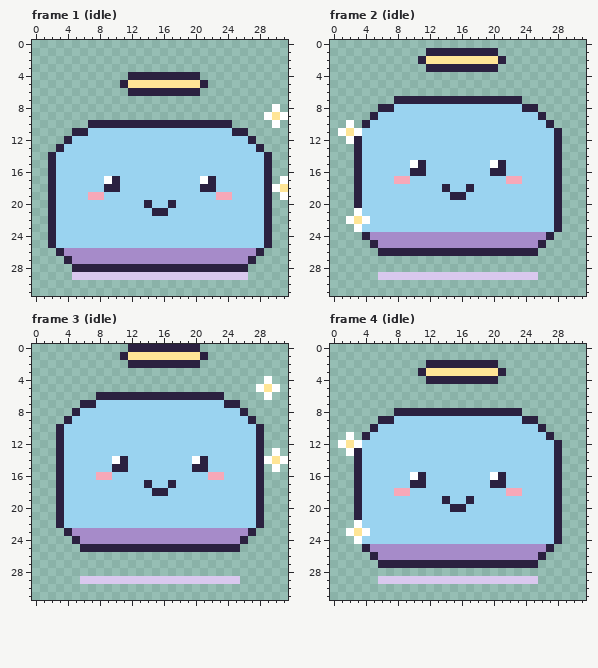
Pixel-art file, stored at art/characters/sparkle/starwisp.aseprite. That is the earlier state.
32x32 pixels, 24 frames. Shown: frame 1 (idle), frame 2 (idle), frame 3 (idle), frame 4 (idle). The commit also changed other frames, which this record leaves out.
The result:
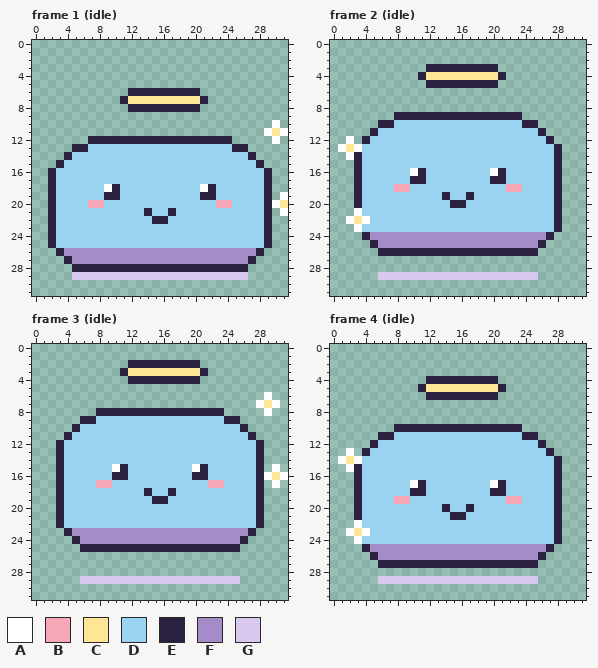
Palette (. is transparent): A #ffffff  B #f7a8b8  C #ffe596  D #9ad3f0  E #2b2140  F #a68bc9  G #d9c8ee
From old to new:
Changed rows in their new state; - is an unchanged pixel.
Frame 1 (idle), layer "pet":
first column x 2:
 4 ----------.........-----------
 5 ---------...........----------
 7 ---------ECCCCCCCCCE----------
 8 ----------EEEEEEEEE---------.-
 9 ---------------------------...
10 -----..................-------
11 ---......................--ACA
12 --...EEEEEEEEEEEEEEEEEE...--A-
13 -..EE------------------EE..---
14 ..E----------------------E..--
15 .E------------------------E.--
17 -------DD----------DD--------.
18 -------A-----------A--------..
19 -----DDEE----------EEDD-------
20 -----BB-----D--D-----BB-----AC
21 ------------EDDE-------------A
22 -------------EE---------------
Frame 2 (idle), layer "pet":
first column x 1:
 1 -----------.........--------
 2 ----------...........-------
 4 ----------ECCCCCCCCCE-------
 5 -----------EEEEEEEEE--------
 7 -------................-----
 8 -----....................---
 9 ----...EEEEEEEEEEEEEEEE...--
10 -.-..EE----------------EE..-
11 ....E--------------------E..
12 --.E----------------------E.
13 ACA-------------------------
14 -A--------------------------
15 ---------DD--------DD-------
16 ---------A---------A--------
17 -------DDEE--------EEDD-----
18 -------BB----D--D----BB-----
19 -------------EDDE-----------
20 --------------EE------------
Frame 3 (idle), layer "pet":
first column x 3:
 0 ---------.........-----------
 1 --------...........----------
 3 --------ECCCCCCCCCE----------
 4 ---------EEEEEEEEE--------.--
 5 -------------------------...-
 6 -----................--------
 7 ---....................--ACA-
 8 --...EEEEEEEEEEEEEEEE...--A--
 9 -..EE----------------EE..----
10 ..E--------------------E..---
11 .E----------------------E.---
13 ---------------------------.-
14 -------DD--------DD-------...
15 -------A---------A-----------
16 -----DDEE--------EEDD-----ACA
17 -----BB----D--D----BB------A-
18 -----------EDDE--------------
19 ------------EE---------------
Frame 4 (idle), layer "pet":
first column x 1:
 2 -----------.........--------
 3 ----------...........-------
 5 ----------ECCCCCCCCCE-------
 6 -----------EEEEEEEEE--------
 8 -------................-----
 9 -----....................---
10 ----...EEEEEEEEEEEEEEEE...--
11 -.-..EE----------------EE..-
12 ....E--------------------E..
13 --.E----------------------E.
14 ACA-------------------------
15 -A--------------------------
16 ---------DD--------DD-------
17 ---------A---------A--------
18 -------DDEE--------EEDD-----
19 -------BB----D--D----BB-----
20 -------------EDDE-----------
21 --------------EE------------
Where, in picture pixels (left, top, right, bottom), the same in both pictures:
changed: (48, 72, 288, 224)
changed: (338, 48, 562, 208)
changed: (56, 344, 288, 504)
changed: (338, 360, 562, 520)
